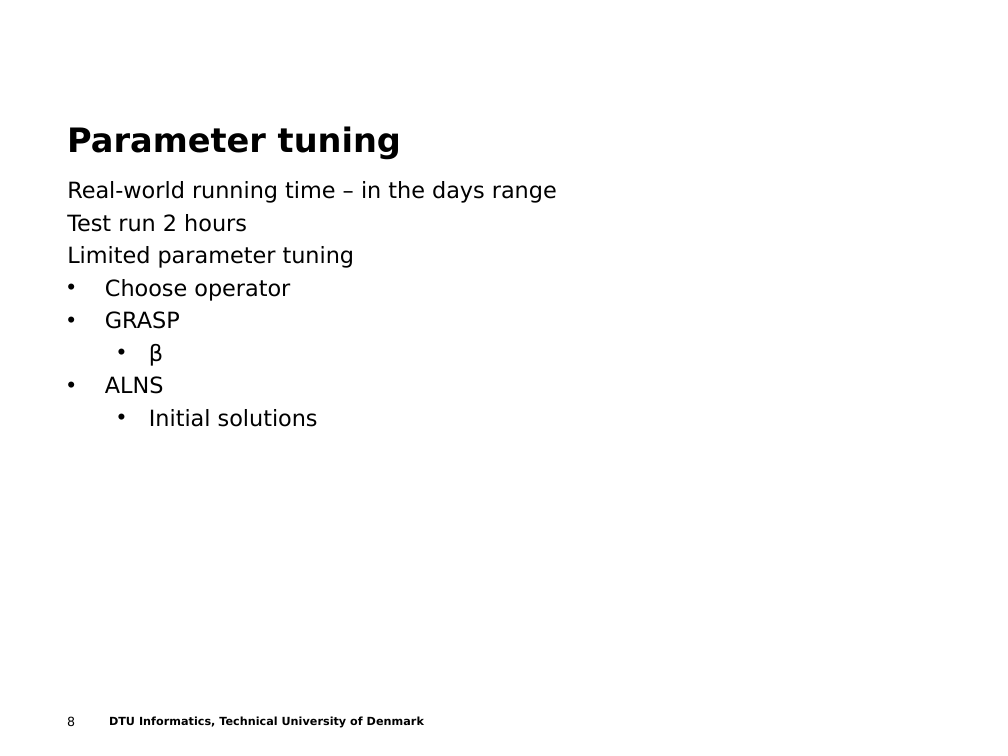
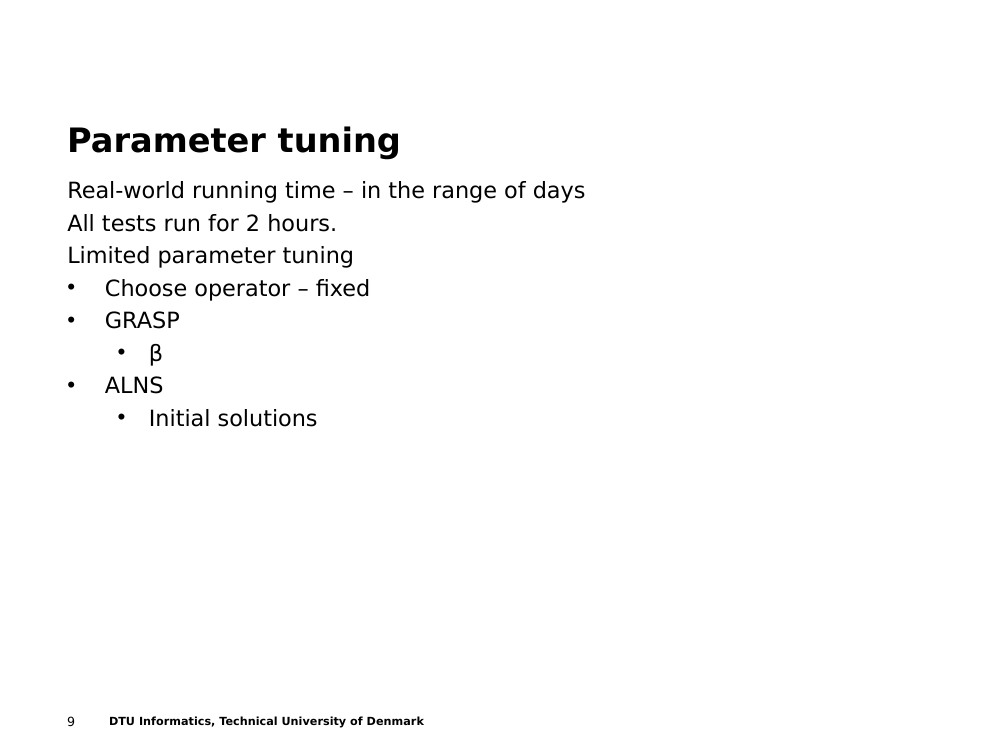
Before and after one commit to t-crest/poseidon, a slide deck: slide 9 of Report/eume_presentation.ppt (slide 8 before the commit). Drawn at 1008x756 pixels with LibreOffice and Linux fonts; fonts in the diff are those of the drawing; background and template pictures are left out. Boxes give left, top, right and bottom in pixels: in the first picture for what was removed or moved away, otherwise in the second. Text is boxed around its words. In the diff, an @@ line names an element or a change of style, - is before the commit and + after.

```diff
--- a/Report/eume_presentation.ppt
+++ b/Report/eume_presentation.ppt
@@ text at <box>67,181,586,232</box>: text changed @@
-Real-world running time – in the days range
-Test run 2 hours
+Real-world running time – in the range of days
+All tests run for 2 hours.
@@ text at <box>105,279,371,301</box>: text changed @@
-• Choose operator
+• Choose operator – fixed
@@ page number at <box>67,716,75,727</box>: text changed @@
-8
+9
```
Also in this commit, not shown: 10 other slides changed.
